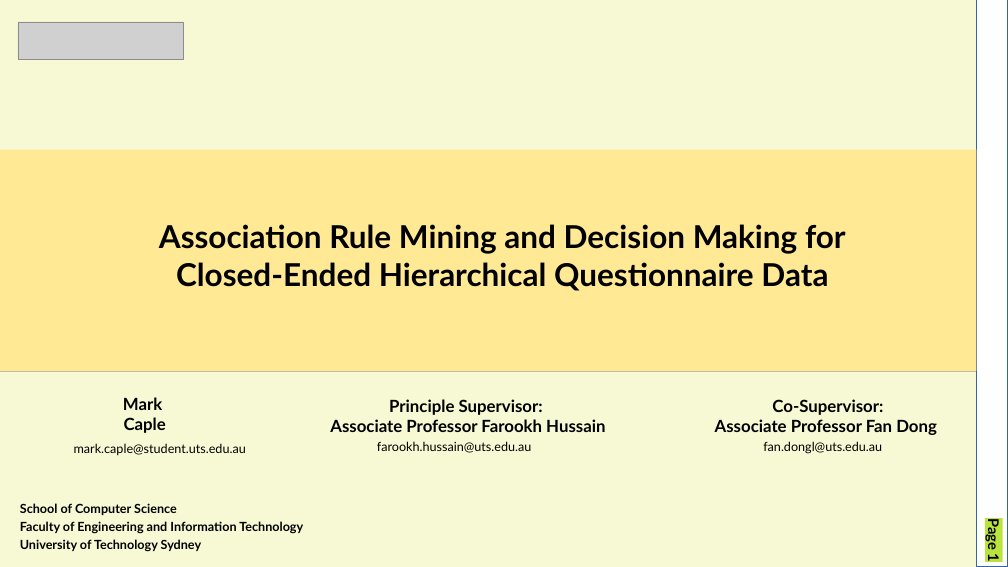
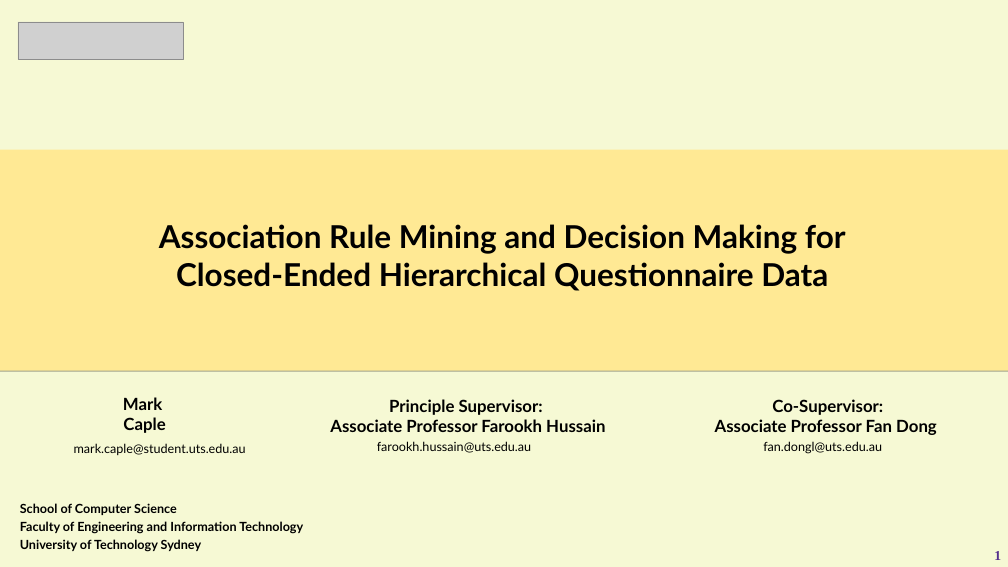
Before and after one commit to mcaple/TRM, a slide deck: slide 1 of CA1.pptx. Drawn at 1008x567 pixels with LibreOffice and Linux fonts; fonts in the diff are those of the drawing; grey boxes stand for pictures. Boxes give left, top, right and bottom in pixels: in the first picture for what was removed or moved away, otherwise in the second. Text is boxed around its words. In the diff, an @@ line names an element or a change of style, - is before the commit and + after.

```diff
--- a/CA1.pptx
+++ b/CA1.pptx
@@ rectangle removed at (977, 0, 1008, 567) @@
@@ rectangle: place and size @@
-rectangle at (0, 150, 977, 371)
+rectangle at (0, 150, 1008, 371)
@@ page number at (994, 551, 1001, 560): rotation 90 to 0 degrees @@
@@ page number at (994, 551, 1001, 560): text changed; size 28 to 26 pt; font Lato to Times New Roman; text colour #000000 to #55308D @@
-Page 1
+1
```
Also in this commit, not shown: 15 other slides changed, 27 slides added, 5 slides removed, 10 other files.
